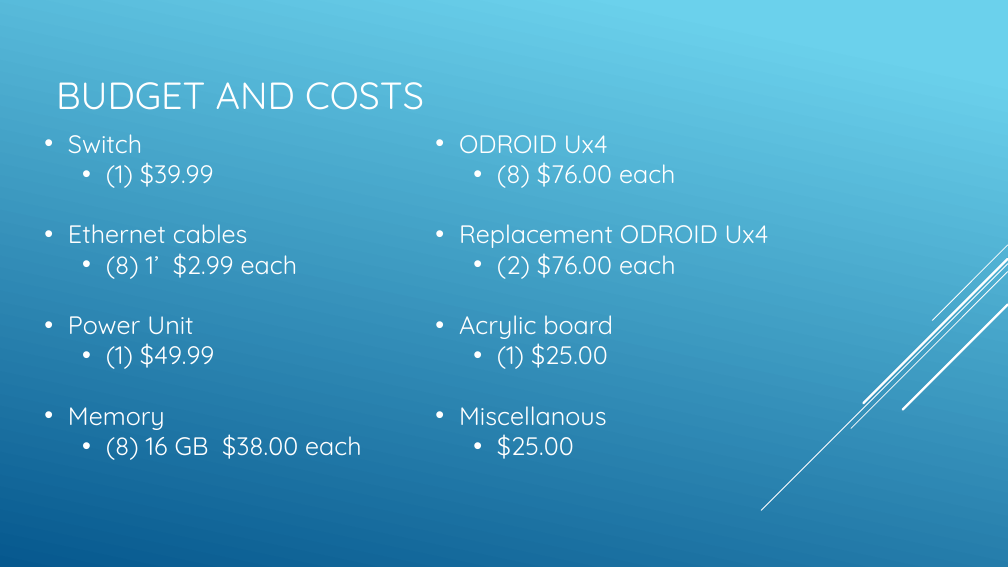
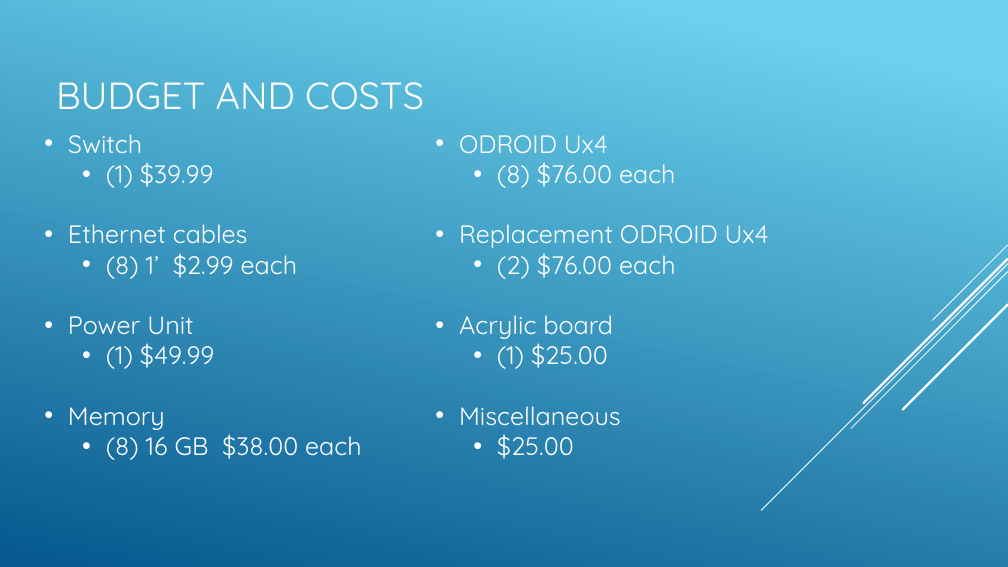
Before and after one commit to SDSMT-CSC464-F15/arm, a slide deck: slide 11 of Documents/ClientPresent2.pptx. Drawn at 1008x567 pixels with LibreOffice and Linux fonts; fonts in the diff are those of the drawing. Boxes give left, top, right and bottom in pixels: in the first picture for what was removed or moved away, otherwise in the second. Text is boxed around its words. In the diff, an @@ line names an element or a change of style, - is before the commit and + after.

```diff
--- a/Documents/ClientPresent2.pptx
+++ b/Documents/ClientPresent2.pptx
@@ text at [459,406,621,426]: text changed @@
-• Miscellanous
+• Miscellaneous
```
Also in this commit, not shown: 15 other files.
